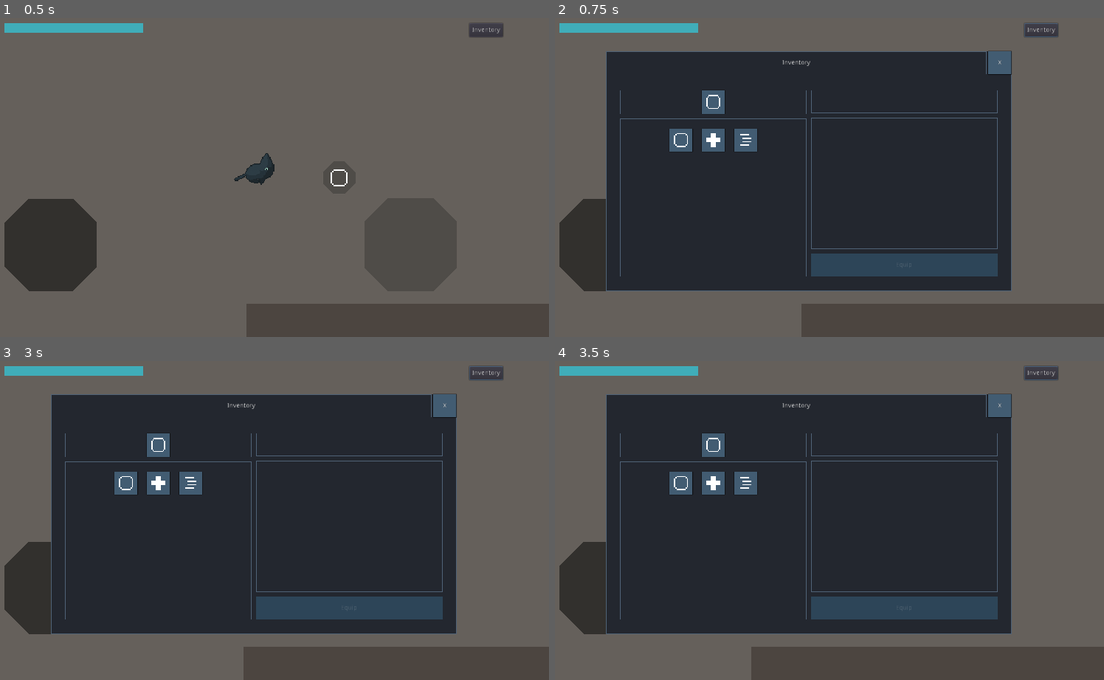
Above: before the commit, frames 1-4 (two rows, left to right).
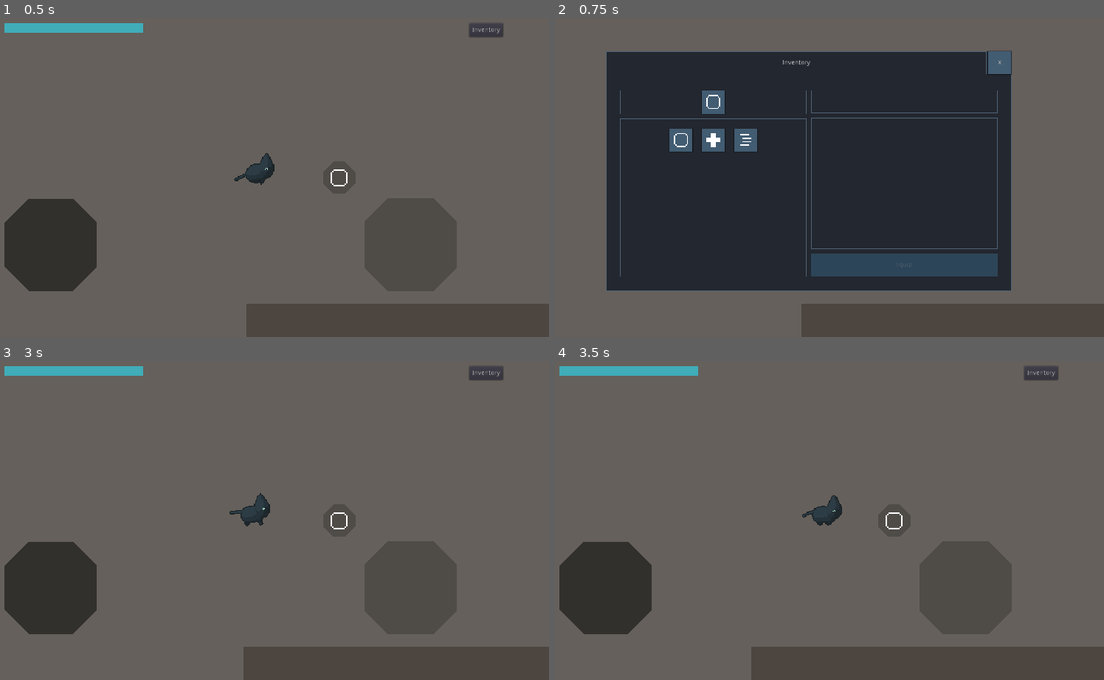
Above: after the commit, the same moments.

Repository: deerformera/neruka
Game: Godot game, scene res://worlds/world.tscn
Two runs of this game, one before a commit and one after it. Both use one fixed random seed, a clock stepped at 60 frames per second and the inputs below.
Inputs (mouse positions are in pixels of both pictures, inside the frame that each line leads up to):
- Up to frame 1 (0.5 s): no input
- Up to frame 2 (0.75 s): click "Inventory" at 0.5 s
- Up to frame 3 (3 s): click "X" at 1.25 s; click (49, 587) at 2 s; tap Enter at 2.75 s; move the mouse to (384, 498) at 2.77 s; hold D (n_right) from 2.78 s (still down); hold Space (n_attack) from 2.78 s (still down); click (384, 498) at 2.92 s
- Up to frame 4 (3.5 s): keep holding D (n_right); keep holding Space (n_attack)

Frame 1 is identical in both runs. In frame 2, 3.1% of the frame differs, in the area x 0-92%, y 1-86%; in frame 3, 53%, in the area x 9-92%, y 1-86%; in frame 4, 53%.

Commit message:
small Utils tweak

Diff:
--- a/assets/classes/cutscene.gd
+++ b/assets/classes/cutscene.gd
@@ -1,7 +1,7 @@
 extends Node2D
 class_name Cutscene
 
-onready var cat: Character = Global.get_cat()
+onready var cat: Character = Utils.get_cat()
 
 export var id: int = 0
 
@@ -15,7 +15,6 @@
 			i.connect("body_entered", self, i.name + "_entered")
 
 func cat_look_start(animation_name: String, camera_position = cat.global_position):
-
 	cat.get_node("AnimationTree").active = false
 	cat.get_node("AnimationPlayer").play(animation_name)
 	cat.get_node("HUD").hide()
@@ -56,7 +55,6 @@
 			unhook()
 			return
 
-		print(self.hook[1].unit_offset)
 		self.hook[0].velocity = Vector2.RIGHT.rotated(self.hook[1].rotation)
 		self.hook[0].global_position = self.hook[1].global_position
 		self.hook[1].offset += 3
--- a/assets/scenes/checkpoint.gd
+++ b/assets/scenes/checkpoint.gd
@@ -1,25 +1,8 @@
 extends Area2D
 
-onready var cat = Global.get_cat()
-onready var levelup = preload("res://characters/cat/tabs/levelup.tscn")
+onready var cat = Utils.get_cat()
+
+var grow = false
 
 func body_entered(body):
-	$AnimatedSprite.play("close")
-	self.z_index = 2
-
-	cat.get_node("AnimationTree").active = false
-	cat.get_node("HUD").hide()
-	cat.global_position = self.global_position
-	yield(get_tree().create_timer(0.5), "timeout")
-
-	var level_ins = levelup.instance()
-	level_ins.connect("closed", self, "tab_closed")
-
-	cat.add_child(level_ins)
-
-func tab_closed():
-	$AnimatedSprite.play("open")
-	self.z_index = 0
-
-	cat.get_node("AnimationTree").active = true
-	cat.get_node("HUD").show()
+	pass
--- a/assets/scenes/checkpoint.tscn
+++ b/assets/scenes/checkpoint.tscn
@@ -6,61 +6,69 @@
 [sub_resource type="CircleShape2D" id=13]
 radius = 16.0
 
-[sub_resource type="AtlasTexture" id=15]
-atlas = ExtResource( 2 )
-region = Rect2( 0, 0, 96, 96 )
+[sub_resource type="Animation" id=24]
+length = 0.001
+tracks/0/type = "value"
+tracks/0/path = NodePath("Sprite:frame")
+tracks/0/interp = 1
+tracks/0/loop_wrap = true
+tracks/0/imported = false
+tracks/0/enabled = true
+tracks/0/keys = {
+"times": PoolRealArray( 0 ),
+"transitions": PoolRealArray( 1 ),
+"update": 0,
+"values": [ 0 ]
+}
 
-[sub_resource type="AtlasTexture" id=16]
-atlas = ExtResource( 2 )
-region = Rect2( 96, 0, 96, 96 )
+[sub_resource type="Animation" id=25]
+resource_name = "close"
+length = 0.4
+tracks/0/type = "value"
+tracks/0/path = NodePath("Sprite:frame")
+tracks/0/interp = 1
+tracks/0/loop_wrap = true
+tracks/0/imported = false
+tracks/0/enabled = true
+tracks/0/keys = {
+"times": PoolRealArray( 0, 0.1, 0.2, 0.3 ),
+"transitions": PoolRealArray( 1, 1, 1, 1 ),
+"update": 1,
+"values": [ 4, 5, 6, 7 ]
+}
 
-[sub_resource type="AtlasTexture" id=17]
-atlas = ExtResource( 2 )
-region = Rect2( 192, 0, 96, 96 )
-
-[sub_resource type="AtlasTexture" id=18]
-atlas = ExtResource( 2 )
-region = Rect2( 288, 0, 96, 96 )
-
-[sub_resource type="AtlasTexture" id=22]
-atlas = ExtResource( 2 )
-region = Rect2( 288, 0, 96, 96 )
-
-[sub_resource type="AtlasTexture" id=21]
-atlas = ExtResource( 2 )
-region = Rect2( 192, 0, 96, 96 )
-
-[sub_resource type="AtlasTexture" id=20]
-atlas = ExtResource( 2 )
-region = Rect2( 96, 0, 96, 96 )
-
-[sub_resource type="AtlasTexture" id=19]
-atlas = ExtResource( 2 )
-region = Rect2( 0, 0, 96, 96 )
-
-[sub_resource type="SpriteFrames" id=14]
-animations = [ {
-"frames": [ SubResource( 15 ), SubResource( 16 ), SubResource( 17 ), SubResource( 18 ) ],
-"loop": false,
-"name": "close",
-"speed": 10.0
-}, {
-"frames": [ SubResource( 22 ), SubResource( 21 ), SubResource( 20 ), SubResource( 19 ) ],
-"loop": false,
-"name": "open",
-"speed": 10.0
-} ]
+[sub_resource type="Animation" id=23]
+resource_name = "grow"
+length = 0.4
+tracks/0/type = "value"
+tracks/0/path = NodePath("Sprite:frame")
+tracks/0/interp = 1
+tracks/0/loop_wrap = true
+tracks/0/imported = false
+tracks/0/enabled = true
+tracks/0/keys = {
+"times": PoolRealArray( 0, 0.1, 0.2 ),
+"transitions": PoolRealArray( 1, 1, 1 ),
+"update": 1,
+"values": [ 0, 1, 2 ]
+}
 
 [node name="Checkpoint" type="Area2D"]
 collision_layer = 0
 collision_mask = 2
 script = ExtResource( 1 )
 
+[node name="Sprite" type="Sprite" parent="."]
+texture = ExtResource( 2 )
+hframes = 4
+vframes = 2
+
 [node name="CollisionShape2D" type="CollisionShape2D" parent="."]
 shape = SubResource( 13 )
 
-[node name="AnimatedSprite" type="AnimatedSprite" parent="."]
-frames = SubResource( 14 )
-animation = "close"
+[node name="AnimationPlayer" type="AnimationPlayer" parent="."]
+anims/RESET = SubResource( 24 )
+anims/close = SubResource( 25 )
+anims/grow = SubResource( 23 )
 
 [connection signal="body_entered" from="." to="." method="body_entered"]
--- a/assets/scenes/global.gd
+++ b/assets/scenes/global.gd
@@ -4,11 +4,6 @@
 export var debug = false
 
 signal chat_end
-
-func get_cat() -> Character:
-	var arr = get_tree().get_nodes_in_group("cat")
-	if arr.empty(): return null
-	else: return arr[0]
 
 func fade_in():
 	$BlackScreen/AnimationPlayer.play("fade")
@@ -30,7 +25,7 @@
 	shrinken = false
 
 func chat(nama: String, text: Array):
-	var cat = get_cat()
+	var cat = Utils.get_cat()
 	cat.get_node("HUD").hide()
 
 	$Dialogue.show()
--- a/characters/cat/cat.gd
+++ b/characters/cat/cat.gd
@@ -76,8 +76,6 @@
 	emit_signal("health_changed")
 	if self.health <= 0: print("die")
 
-func die(): pass
-
 func heal(val: int):
 	var base = Utils.get_base()
 	self.health = clamp(self.health + val, 0, base.health)
--- a/characters/cat/hud.gd
+++ b/characters/cat/hud.gd
@@ -26,7 +26,7 @@
 	joystick(event)
 
 func inventory():
-	get_parent().add_child(inventory.instance())
+	Utils.tab_open("inventory")
 
 func joystick(event):
 	if event is InputEventScreenDrag:
--- a/characters/cat/tabs/forge.gd
+++ b/characters/cat/tabs/forge.gd
@@ -12,7 +12,8 @@
 	$Margin/Panel/VBox/Margin/HBox/VBox/ForgeButton.disabled = true
 	items()
 
-func close(): self.queue_free()
+func close():
+	Utils.tab_close()
 
 func items():
 	var container = $Margin/Panel/VBox/Margin/HBox/Scroll/Items
--- a/characters/cat/tabs/forge.tscn
+++ b/characters/cat/tabs/forge.tscn
@@ -11,7 +11,7 @@
 [sub_resource type="StyleBoxFlat" id=3]
 bg_color = Color( 0.32549, 0.313726, 0.376471, 1 )
 
-[node name="Forge" type="CanvasLayer"]
+[node name="Forge" type="CanvasLayer" groups=["tab"]]
 script = ExtResource( 1 )
 
 [node name="Margin" type="MarginContainer" parent="."]
--- a/characters/cat/tabs/inventory.gd
+++ b/characters/cat/tabs/inventory.gd
@@ -7,57 +7,57 @@
 var selected: int
 
 func _ready():
-    $Margin/Panel/VBox/HBox/CloseButton.connect("pressed", self, "close")
-    $Margin/Panel/VBox/Margin/HBox/Panel/Equip.connect("pressed", self, "equip")
-    set_items()
+	$Margin/Panel/VBox/HBox/CloseButton.connect("pressed", self, "close")
+	$Margin/Panel/VBox/Margin/HBox/Panel/Equip.connect("pressed", self, "equip")
+	set_items()
 
 func set_items():
-    data = Utils.get_abilities()
-    for child in $Margin/Panel/VBox/Margin/HBox/Main/P2/M/S/Grid.get_children(): child.queue_free()
-    for child in $Margin/Panel/VBox/Margin/HBox/Main/P/Currents.get_children(): child.queue_free()
+	data = Utils.get_abilities()
+	for child in $Margin/Panel/VBox/Margin/HBox/Main/P2/M/S/Grid.get_children(): child.queue_free()
+	for child in $Margin/Panel/VBox/Margin/HBox/Main/P/Currents.get_children(): child.queue_free()
 
-    for i in Utils.current_abilities.size():
-        var item_ins = item.instance()
-        item_ins.get_node("M/TextureRect").texture = load("res://assets/abilities/"+str(Utils.current_abilities[i])+".png")
-        item_ins.connect("pressed", self, "item_pressed", [i, true])
-        $Margin/Panel/VBox/Margin/HBox/Main/P/Currents.add_child(item_ins)
+	for i in Utils.current_abilities.size():
+		var item_ins = item.instance()
+		item_ins.get_node("M/TextureRect").texture = load("res://assets/abilities/"+str(Utils.current_abilities[i])+".png")
+		item_ins.connect("pressed", self, "item_pressed", [i, true])
+		$Margin/Panel/VBox/Margin/HBox/Main/P/Currents.add_child(item_ins)
 
-    for i in data.size():
-        var grid = $Margin/Panel/VBox/Margin/HBox/Main/P2/M/S/Grid
-        var item_ins = item.instance()
-        item_ins.get_node("M/TextureRect").texture = load("res://assets/abilities/"+str(Utils.abilities[i])+".png")
-        item_ins.connect("pressed", self, "item_pressed", [i, false])
-        grid.add_child(item_ins)
+	for i in data.size():
+		var grid = $Margin/Panel/VBox/Margin/HBox/Main/P2/M/S/Grid
+		var item_ins = item.instance()
+		item_ins.get_node("M/TextureRect").texture = load("res://assets/abilities/"+str(Utils.abilities[i])+".png")
+		item_ins.connect("pressed", self, "item_pressed", [i, false])
+		grid.add_child(item_ins)
 
 func item_pressed(index, current):
-    $Margin/Panel/VBox/Margin/HBox/Panel/Equip.disabled = false
+	$Margin/Panel/VBox/Margin/HBox/Panel/Equip.disabled = false
 
-    $Margin/Panel/VBox/Margin/HBox/Panel/Name.text = data[index].name
-    $Margin/Panel/VBox/Margin/HBox/Panel/Desc.text = data[index].desc
+	$Margin/Panel/VBox/Margin/HBox/Panel/Name.text = data[index].name
+	$Margin/Panel/VBox/Margin/HBox/Panel/Desc.text = data[index].desc
 
-    self.current = current
-    if current: self.selected = Utils.current_abilities[index]
-    elif !current:
-        if Utils.current_abilities.has(Utils.abilities[index]):
-            self.current = true
-        self.selected = Utils.abilities[index]
+	self.current = current
+	if current: self.selected = Utils.current_abilities[index]
+	elif !current:
+		if Utils.current_abilities.has(Utils.abilities[index]):
+			self.current = true
+		self.selected = Utils.abilities[index]
 
-    if self.current: $Margin/Panel/VBox/Margin/HBox/Panel/Equip.text = "Unequip"
-    else: $Margin/Panel/VBox/Margin/HBox/Panel/Equip.text = "Equip"
+	if self.current: $Margin/Panel/VBox/Margin/HBox/Panel/Equip.text = "Unequip"
+	else: $Margin/Panel/VBox/Margin/HBox/Panel/Equip.text = "Equip"
 
-func close(): self.queue_free()
+func close(): Utils.tab_close()
 
 func equip():
-    var currents = Utils.current_abilities
-    if current:
-        var index = currents.find(selected)
-        currents.remove(index)
-    else:
-        if currents.size() >= (Utils.level.mind + 1): return
-        currents.append(selected)
+	var currents = Utils.current_abilities
+	if current:
+		var index = currents.find(selected)
+		currents.remove(index)
+	else:
+		if currents.size() >= (Utils.level.mind + 1): return
+		currents.append(selected)
 
-    Utils.set_ability(currents)
-    set_items()
-    $Margin/Panel/VBox/Margin/HBox/Panel/Name.text = ""
-    $Margin/Panel/VBox/Margin/HBox/Panel/Desc.text = ""
-    $Margin/Panel/VBox/Margin/HBox/Panel/Equip.disabled = true
+	Utils.set_ability(currents)
+	set_items()
+	$Margin/Panel/VBox/Margin/HBox/Panel/Name.text = ""
+	$Margin/Panel/VBox/Margin/HBox/Panel/Desc.text = ""
+	$Margin/Panel/VBox/Margin/HBox/Panel/Equip.disabled = true
--- a/characters/cat/tabs/inventory.tscn
+++ b/characters/cat/tabs/inventory.tscn
@@ -3,7 +3,7 @@
 [ext_resource path="res://characters/cat/tabs/inventory.gd" type="Script" id=1]
 [ext_resource path="res://default.tres" type="Theme" id=2]
 
-[node name="Inventory" type="CanvasLayer"]
+[node name="Inventory" type="CanvasLayer" groups=["tab"]]
 script = ExtResource( 1 )
 
 [node name="Margin" type="MarginContainer" parent="."]
--- a/characters/cat/tabs/levelup.gd
+++ b/characters/cat/tabs/levelup.gd
@@ -12,9 +12,7 @@
 
 	items()
 
-func close():
-	self.queue_free()
-	emit_signal("closed")
+func close(): Utils.tab_close()
 
 func items():
 	set_required()
--- a/characters/cat/tabs/levelup.tscn
+++ b/characters/cat/tabs/levelup.tscn
@@ -8,7 +8,7 @@
 [sub_resource type="StyleBoxFlat" id=1]
 bg_color = Color( 0.2, 0.192157, 0.219608, 1 )
 
-[node name="LevelUp" type="CanvasLayer"]
+[node name="LevelUp" type="CanvasLayer" groups=["tab"]]
 script = ExtResource( 1 )
 
 [node name="Margin" type="MarginContainer" parent="."]
--- a/characters/cat/utils.gd
+++ b/characters/cat/utils.gd
@@ -110,3 +110,31 @@
 
 	return total
 # ___End of Level System___
+
+# ___Misc___
+
+func get_cat() -> Character:
+	var arr = get_tree().get_nodes_in_group("cat")
+	if arr.empty(): return null
+	else: return arr[0]
+
+
+# ___Tab___
+func tab_open(tab: String):
+	for i in get_tree().get_nodes_in_group("tab"):
+		i.queue_free()
+
+	var cat = self.get_cat()
+	var scene = load("res://characters/cat/tabs/" + tab + ".tscn")
+
+	if !scene: return
+	cat.add_child(scene.instance())
+
+	cat.get_node("HUD").hide()
+
+func tab_close():
+	for i in get_tree().get_nodes_in_group("tab"):
+		i.queue_free()
+
+	var cat = self.get_cat()
+	cat.get_node("HUD").show()
Not shown: 1 places in assets/scenes/checkpoint.tscn that only renumber resources
Binary file changed: assets/textures/balls.png
